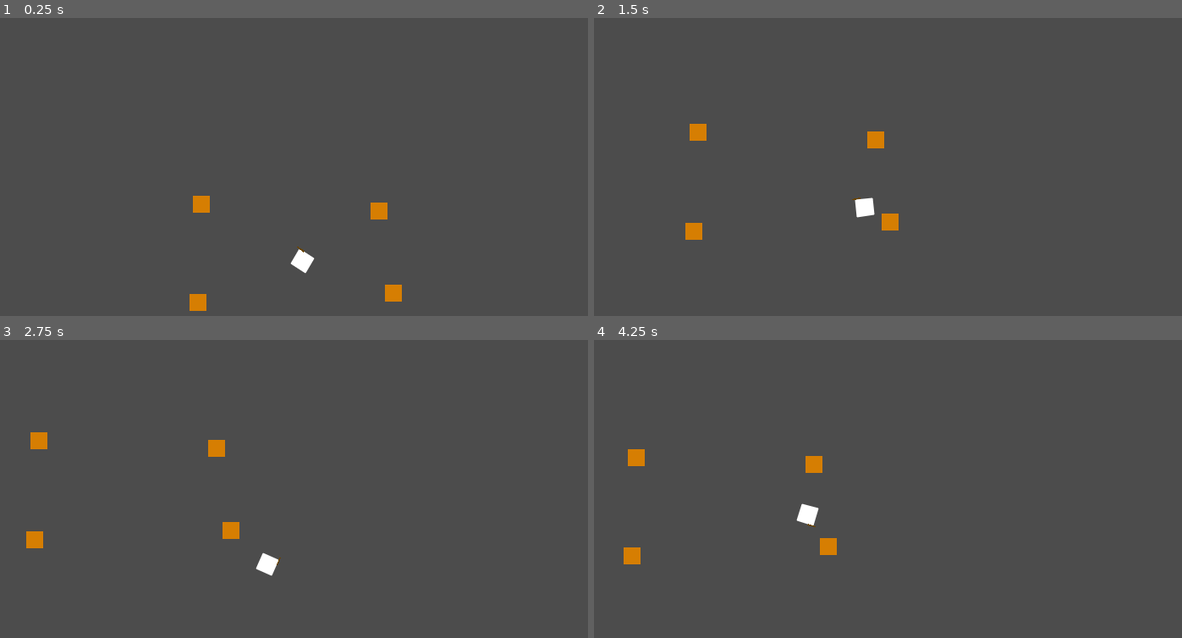
Above: before the commit, frames 1-4 (two rows, left to right).
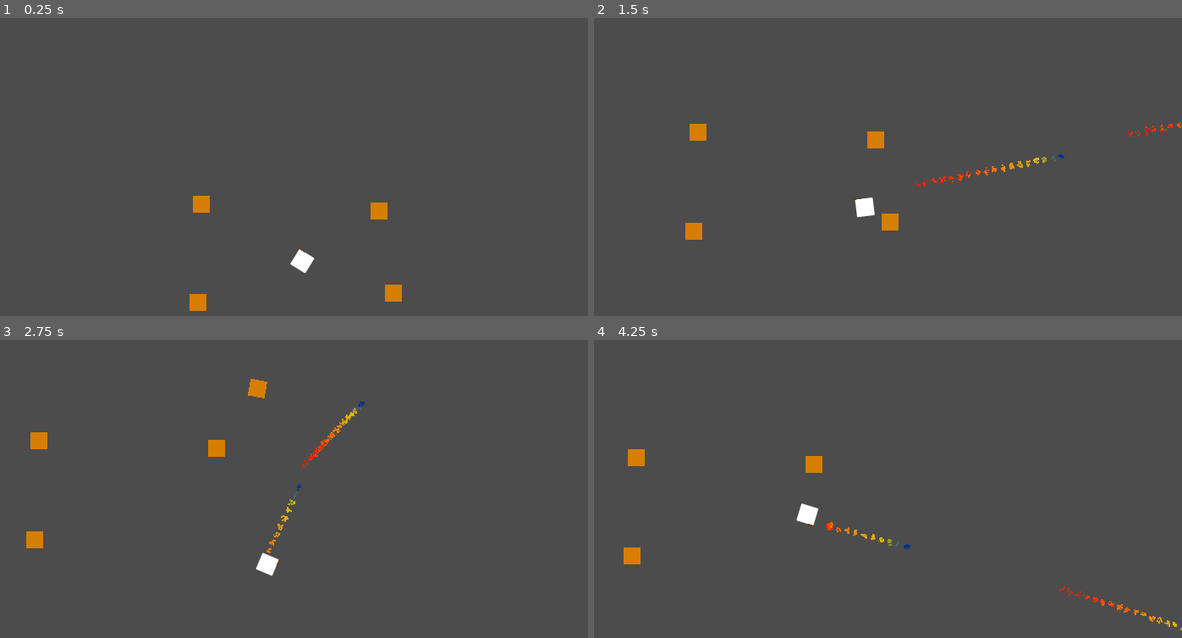
Above: after the commit, the same moments.

Repository: thx4nothing/LD51
Game: Godot game, scene res://Game.tscn
The game is run twice, just before and just after one commit, with the same random seed, the same clock (stepped at 60 frames per second) and the same inputs.
Inputs (mouse positions are in pixels of both pictures, inside the frame that each line leads up to):
- Up to frame 1 (0.25 s): no input
- Up to frame 2 (1.5 s): tap Enter at 0.5 s; move the mouse to (993, 190) at 0.52 s; press the mouse at (993, 190) at 0.53 s; hold D (move_right) 0.53-1.28 s; move the mouse to (705, 226) at 1.27 s; release the mouse at (705, 226) at 1.28 s; hold S (move_down) from 1.28 s (still down); click (705, 226) at 1.35 s
- Up to frame 3 (2.75 s): move the mouse to (317, 447) at 2.02 s; release S (move_down) at 2.03 s; press the mouse at (317, 447) at 2.03 s; hold D (move_right) from 2.03 s (still down)
- Up to frame 4 (4.25 s): move the mouse to (811, 605) at 2.77 s; release D (move_right) at 2.78 s; release the mouse at (811, 605) at 2.78 s; hold W (move_up) 2.78-3.53 s; click (811, 605) at 2.85 s; move the mouse to (1046, 587) at 3.52 s; press the mouse at (1046, 587) at 3.53 s; hold A (move_left) from 3.53 s (still down); tap Q (debug_change_mode, bound only after the commit) at 4.15 s

The runs differ from the first frame. In frame 1, less than 0.1% of the frame differs, in the area x 49-53%, y 76-86%; in frame 2, 0.3%; in frame 3, 0.6%, in the area x 37-63%, y 13-80%; in frame 4, 0.5%.

Commit message:
pretty fireball

Diff:
--- a/characters/Bullet.tscn
+++ b/characters/Bullet.tscn
@@ -1,10 +1,51 @@
-[gd_scene format=2]
+[gd_scene load_steps=4 format=2]
+
+[sub_resource type="Gradient" id=1]
+offsets = PoolRealArray( 0.0193548, 0.180645, 1 )
+colors = PoolColorArray( 0, 0.20224, 0.550781, 1, 0.875, 0.738281, 0, 1, 1, 0.117188, 0, 1 )
+
+[sub_resource type="GradientTexture" id=2]
+gradient = SubResource( 1 )
+
+[sub_resource type="ParticlesMaterial" id=3]
+lifetime_randomness = 0.36
+emission_shape = 5
+emission_ring_radius = 5.53
+emission_ring_inner_radius = 0.76
+emission_ring_height = 2.77
+emission_ring_axis = Vector3( 0, 0, 1 )
+flag_disable_z = true
+direction = Vector3( -1, 0, 0 )
+spread = 136.72
+gravity = Vector3( -50, 0, 0 )
+initial_velocity = 9.61
+initial_velocity_random = 0.4
+orbit_velocity = 0.0
+orbit_velocity_random = 0.0
+scale = 3.95
+scale_random = 0.69
+color_ramp = SubResource( 2 )
 
 [node name="Bullet" type="RigidBody2D"]
+collision_layer = 2
+collision_mask = 2
+continuous_cd = 1
 
 [node name="Polygon2D" type="Polygon2D" parent="."]
-color = Color( 0.129412, 0.00784314, 0.00784314, 1 )
-polygon = PoolVector2Array( -10, -10, -10, 10, 10, 10, 20, 0, 10, -10 )
+visible = false
+scale = Vector2( 1, 0.8 )
+color = Color( 0.466667, 0.0196078, 0.0196078, 1 )
+antialiased = true
+polygon = PoolVector2Array( -2, -8, 2, -8, 6, -4, 6, 4, 2, 8, -2, 8, -6, 4, -6, -4 )
 
 [node name="CollisionPolygon2D" type="CollisionPolygon2D" parent="."]
-polygon = PoolVector2Array( -10, -10, -10, 10, 10, 10, 20, 0, 10, -10 )
+scale = Vector2( 1, 0.8 )
+polygon = PoolVector2Array( -2, -8, 2, -8, 6, -4, 6, 4, 2, 8, -2, 8, -6, 4, -6, -4 )
+
+[node name="Particles2D" type="Particles2D" parent="."]
+amount = 234
+lifetime = 0.3
+preprocess = 1.0
+visibility_rect = Rect2( -250, -250, 500, 500 )
+local_coords = false
+process_material = SubResource( 3 )
--- a/characters/player.gd
+++ b/characters/player.gd
@@ -6,31 +6,51 @@
 export var _max_speed: float = 300 # p/s
 
 onready var bullet_res: = preload("res://characters/Bullet.tscn") as PackedScene
-onready var _fire_bullet_point: Position2D = $Body/Wand/_fire_bulletPoint
+onready var _shoot_point: Position2D = $Body/Wand/ShootPoint as Position2D
+onready var body: Polygon2D = $Body as Polygon2D
+
+export var shoot_cooldown: float = 0.5
+var shoot_timer: float = 0.0
+
+enum FireMode {
+	FireBall,
+	Levitate
+}
+
+var current_fire_mode = FireMode.FireBall
 
 func _ready() -> void:
 	pass # Replace with function body.
 
 
 func _process(delta: float) -> void:
-	if Input.is_action_pressed("_fire_bullet"):
-		_fire_bullet()
-
-	pass
+	if Input.is_action_just_pressed("debug_change_mode"):
+		current_fire_mode += 1
+		if current_fire_mode > FireMode.size() - 1:
+			current_fire_mode = 0
+	match current_fire_mode:
+		FireMode.FireBall:
+			if Input.is_action_pressed("shoot") and shoot_timer == 0.0:
+				_fire_bullet()
+				shoot_timer += delta
+			elif shoot_timer > 0.0:
+				shoot_timer = shoot_timer + delta if shoot_timer < shoot_cooldown else 0
+		FireMode.Levitate:
+			pass
 
 func _physics_process(delta: float) -> void:
-	var direction = Vector2(Input.get_axis("move_left", "move_right"), Input.get_axis("move_up", "move_down")).normalized()
-	var _move_vector = _acceleration * direction * delta
+	var direction: = Vector2(Input.get_axis("move_left", "move_right"), Input.get_axis("move_up", "move_down")).normalized()
+	var _move_vector: Vector2 = _acceleration * direction * delta
 	_velocity = move_and_slide(_move_vector)
-	var _rotation = get_angle_to(get_global_mouse_position())
-	$"Body".rotation = _rotation
+	var _rotation: float = get_angle_to(get_global_mouse_position())
+	body.rotation = _rotation
 
 func _fire_bullet() -> void:
 	var bullet := bullet_res.instance() as RigidBody2D
-	var angle = get_angle_to(get_global_mouse_position())
+	var angle: float = get_global_mouse_position().angle_to_point(_shoot_point.global_position)
+	print(angle)
 	bullet.rotation = angle
-	bullet.global_position = _fire_bullet_point.global_position
-	var direction = Vector2(cos(angle), sin(angle))
-	bullet.apply_central_impulse(direction * 3000)
+	bullet.global_position = _shoot_point.global_position
+	var direction: = Vector2(cos(angle), sin(angle))
+	bullet.apply_central_impulse(direction * 1000)
 	get_parent().add_child(bullet)
-	pass
--- a/objects/Crate.tscn
+++ b/objects/Crate.tscn
@@ -1,6 +1,8 @@
 [gd_scene format=2]
 
 [node name="Crate" type="RigidBody2D"]
+collision_layer = 3
+collision_mask = 3
 continuous_cd = 1
 
 [node name="Polygon2D" type="Polygon2D" parent="."]
--- a/project.godot
+++ b/project.godot
@@ -80,6 +80,11 @@
 , Object(InputEventJoypadButton,"resource_local_to_scene":false,"resource_name":"","device":0,"button_index":0,"pressure":0.0,"pressed":false,"script":null)
  ]
 }
+debug_change_mode={
+"deadzone": 0.5,
+"events": [ Object(InputEventKey,"resource_local_to_scene":false,"resource_name":"","device":0,"alt":false,"shift":false,"control":false,"meta":false,"command":false,"pressed":false,"scancode":0,"physical_scancode":81,"unicode":0,"echo":false,"script":null)
+ ]
+}
 
 [layer_names]
 
@@ -92,5 +97,4 @@
 
 [rendering]
 
-2d/snapping/use_gpu_pixel_snap=true
 environment/default_environment="res://default_env.tres"
